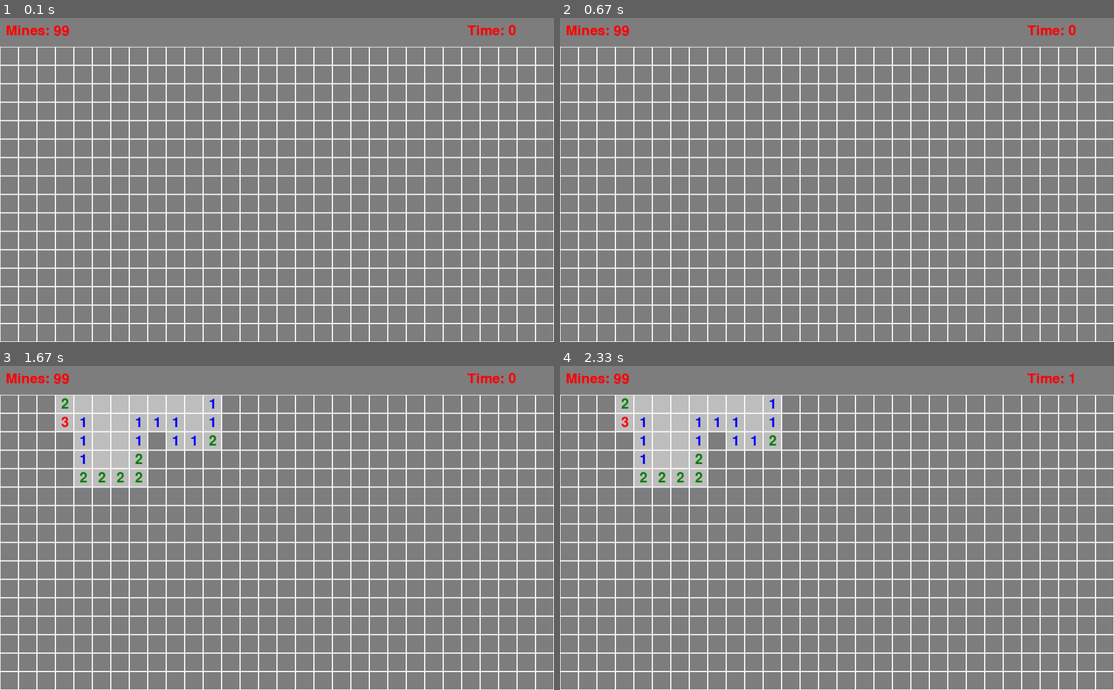
Above: before the commit, frames 1-4 (two rows, left to right).
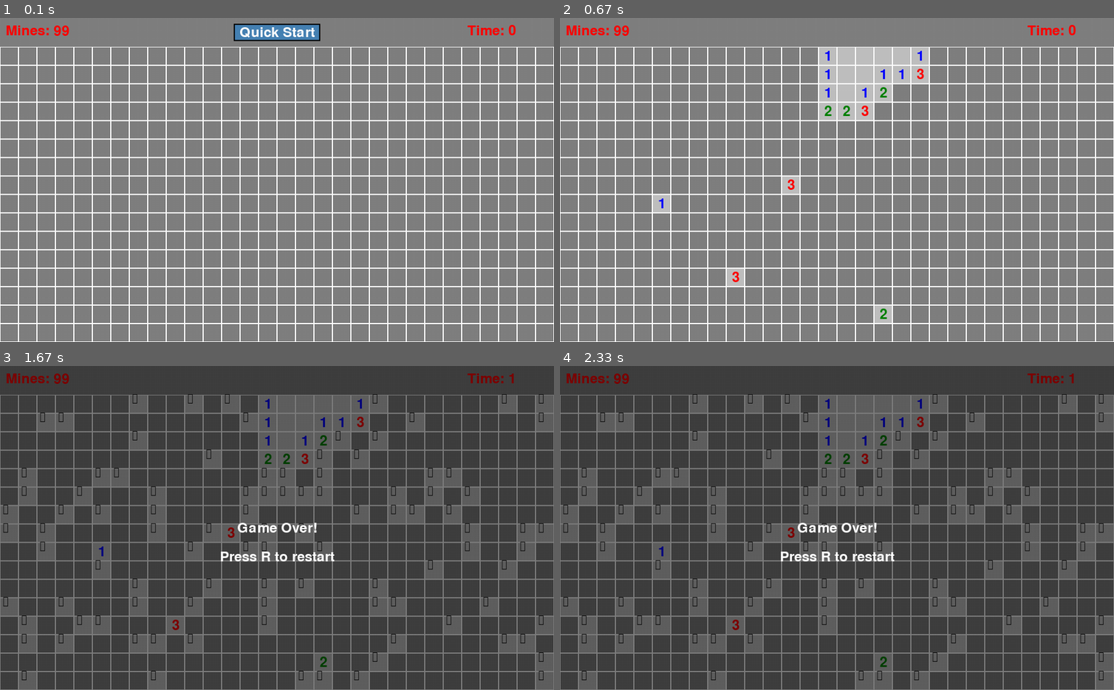
Above: after the commit, the same moments.

Repository: muonium-ai/simplegames
Game: pygame game, started from minesweeper.py
The game is run twice, just before and just after one commit, with the same random seed, the same clock (stepped at 60 frames per second) and the same inputs.
Inputs (mouse positions are in pixels of both pictures, inside the frame that each line leads up to):
- Up to frame 1 (0.1 s): no input
- Up to frame 2 (0.67 s): press the mouse at (837, 30) at 0.37 s; move the mouse to (748, 144) at 0.47 s; release the mouse at (665, 257) at 0.6 s
- Up to frame 3 (1.67 s): click (132, 408) at 0.72 s
- Up to frame 4 (2.33 s): no input

The runs differ from the first frame. In frame 1, 0.9% of the frame differs, in the area x 42-58%, y 1-8%; in frame 2, 3.8%; in frame 3, 100%, in the area x 0-100%, y 0-100%; in frame 4, 100%.

Commit message:
Add Quick Start button to open 5 non mine boxes to start the game quickly to Minesweeper

Diff:
--- a/minesweeper.py
+++ b/minesweeper.py
@@ -21,6 +21,8 @@
 DARK_BLUE = (0, 0, 128)
 BROWN = (128, 128, 0)
 BLACK = (0, 0, 0)
+BUTTON_COLOR = (70, 130, 180)  # Steel Blue
+BUTTON_HOVER_COLOR = (100, 149, 237)  # Cornflower Blue
 
 # Number colors
 NUMBER_COLORS = {
@@ -39,6 +41,30 @@
     REVEALED = 1
     FLAGGED = 2
 
+class Button:
+    def __init__(self, x, y, width, height, text):
+        self.rect = pygame.Rect(x, y, width, height)
+        self.text = text
+        self.is_hovered = False
+
+    def draw(self, screen, font):
+        color = BUTTON_HOVER_COLOR if self.is_hovered else BUTTON_COLOR
+        pygame.draw.rect(screen, color, self.rect)
+        pygame.draw.rect(screen, BLACK, self.rect, 2)
+
+        text_surface = font.render(self.text, True, WHITE)
+        text_rect = text_surface.get_rect(center=self.rect.center)
+        screen.blit(text_surface, text_rect)
+
+    def handle_event(self, event):
+        if event.type == pygame.MOUSEMOTION:
+            self.is_hovered = self.rect.collidepoint(event.pos)
+            return False
+        elif event.type == pygame.MOUSEBUTTONDOWN:
+            if event.button == 1 and self.rect.collidepoint(event.pos):
+                return True
+        return False
+
 class Cell:
     def __init__(self):
         self.is_mine = False
@@ -52,6 +78,12 @@
         pygame.display.set_caption("Minesweeper")
         self.clock = pygame.time.Clock()
         self.font = pygame.font.Font(None, 36)
+
+        # Create Quick Start button
+        button_width = 150
+        button_height = 30
+        button_x = WINDOW_WIDTH // 2 - button_width // 2
+        self.quick_start_button = Button(button_x, 10, button_width, button_height, "Quick Start")
 
         self.reset_game()
 
@@ -64,6 +96,29 @@
         self.elapsed_time = 0
         self.first_click = True
 
+    def quick_start(self):
+        if not self.first_click:
+            return
+
+        # First, place mines avoiding a random starting point
+        start_x = random.randint(0, GRID_WIDTH - 1)
+        start_y = random.randint(0, GRID_HEIGHT - 1)
+        self.place_mines(start_x, start_y)
+        self.first_click = False
+        self.start_time = pygame.time.get_ticks()
+
+        # Find all safe cells
+        safe_cells = []
+        for y in range(GRID_HEIGHT):
+            for x in range(GRID_WIDTH):
+                if not self.grid[y][x].is_mine:
+                    safe_cells.append((x, y))
+
+        # Randomly select and reveal 5 safe cells
+        cells_to_reveal = random.sample(safe_cells, min(5, len(safe_cells)))
+        for x, y in cells_to_reveal:
+            self.reveal_cell(x, y)
+
     def place_mines(self, first_x, first_y):
         # Place mines randomly, avoiding the first clicked cell and its neighbors
         safe_cells = [(first_x, first_y)]
@@ -173,6 +228,10 @@
             self.elapsed_time = (pygame.time.get_ticks() - self.start_time) // 1000
         timer_text = self.font.render(f"Time: {self.elapsed_time}", True, RED)
         self.screen.blit(timer_text, (WINDOW_WIDTH - 150, 10))
+
+        # Draw Quick Start button
+        if self.first_click:
+            self.quick_start_button.draw(self.screen, self.font)
 
         # Draw grid
         for y in range(GRID_HEIGHT):
@@ -228,7 +287,17 @@
                     running = False
                 elif event.type == pygame.MOUSEBUTTONDOWN:
                     if event.button in (1, 3):  # Left or right click
-                        self.handle_click(event.pos, event.button == 3)
+                        # Check if Quick Start button was clicked
+                        if event.button == 1 and self.first_click:
+                            if self.quick_start_button.handle_event(event):
+                                self.quick_start()
+                            else:
+                                self.handle_click(event.pos, event.button == 3)
+                        else:
+                            self.handle_click(event.pos, event.button == 3)
+                elif event.type == pygame.MOUSEMOTION:
+                    if self.first_click:
+                        self.quick_start_button.handle_event(event)
                 elif event.type == pygame.KEYDOWN:
                     if event.key == pygame.K_r:
                         self.reset_game()
